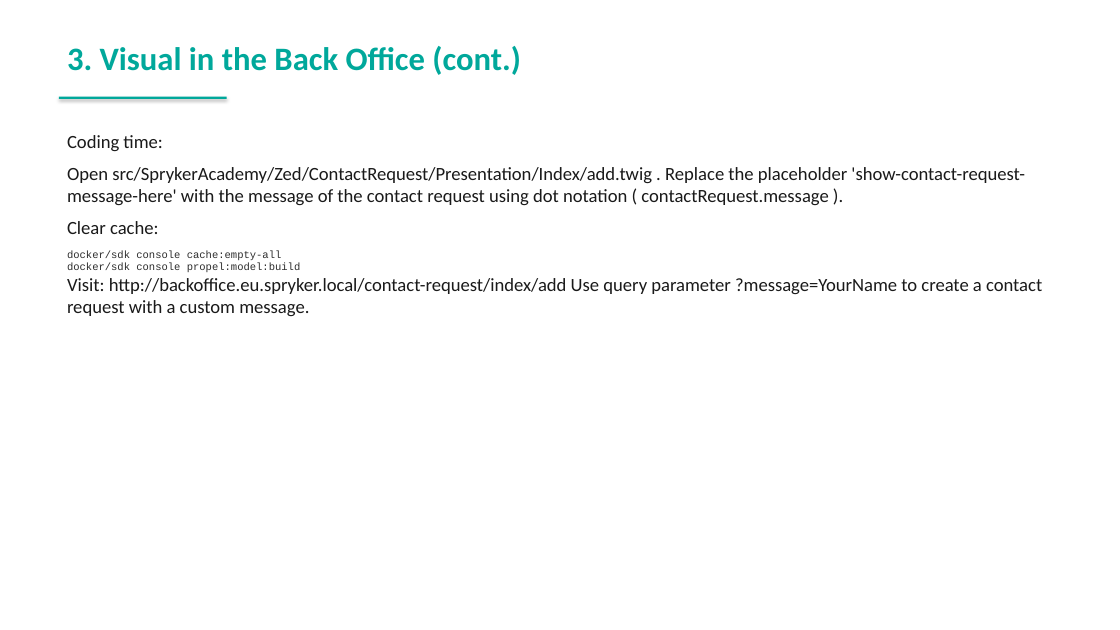
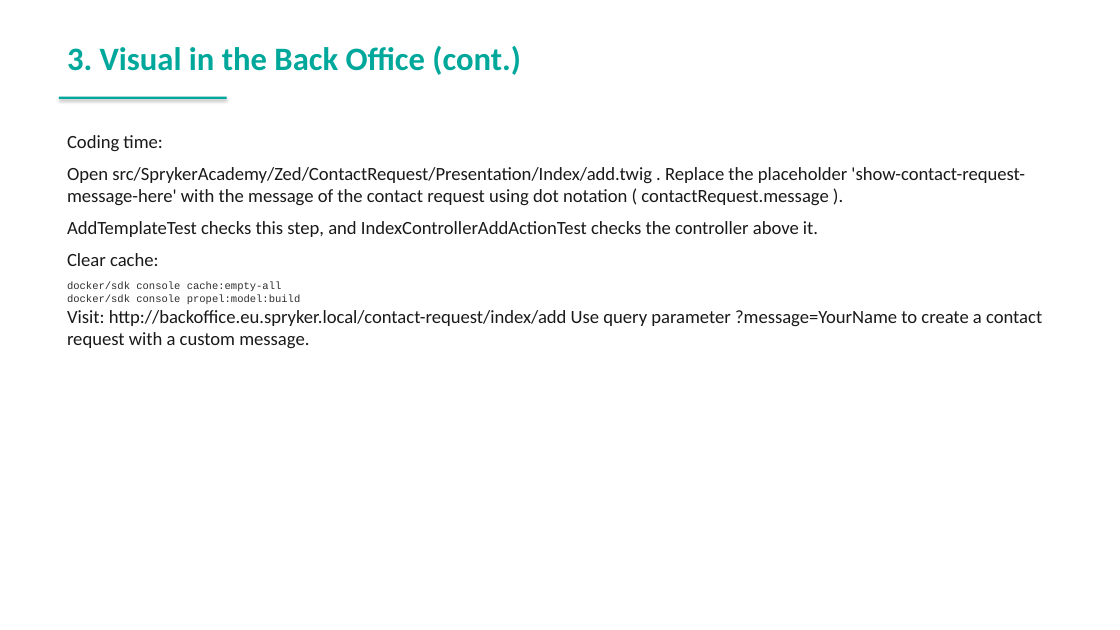
Before and after one commit to spryker-academy/instructor-exercises, a slide deck: slide 119 of guides-pptx/spryker-academy-fundamental.pptx. Drawn at 1120x630 pixels with LibreOffice and Linux fonts; fonts in the diff are those of the drawing. Boxes give left, top, right and bottom in pixels: in the first picture for what was removed or moved away, otherwise in the second. Text is boxed around its words. In the diff, an @@ line names an element or a change of style, - is before the commit and + after.

```diff
--- a/guides-pptx/spryker-academy-fundamental.pptx
+++ b/guides-pptx/spryker-academy-fundamental.pptx
@@ text at box(67, 221, 818, 237): paragraph added @@
+AddTemplateTest checks this step, and IndexControllerAddActionTest checks the controller above it.
```
Also in this commit, not shown: 3 other slides changed, 4 other files.
